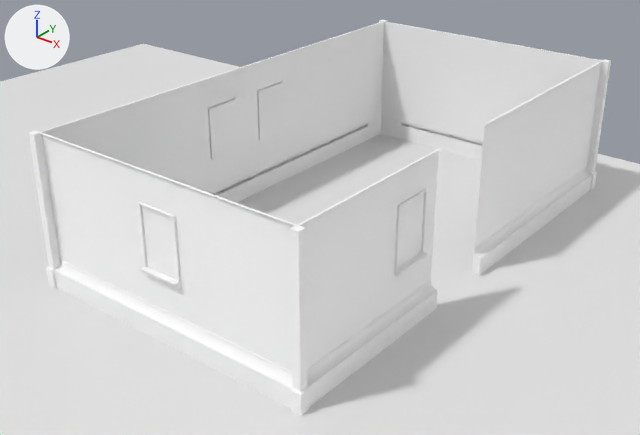
One commit to the Blender file ABaseGame/assets/Models/buildings/Stadt 1/MauerStücke/MauerStücke.blend: the scene before it, then after it.
Rendered twice from a 50 mm camera at (16.06, -10.72, 11.07) aimed at (2.94, 5.68, 0.9). The lights are fixed; the arrows at upper left show +X, +Y and +Z.

The first picture shows 'Plane', 'SketchUp', 'SketchUp.001', 'SketchUp.002', 'SketchUp.003', 'SketchUp.004', 'SketchUp.005', 'SketchUp.006', 'SketchUp.007', 'SketchUp.009', 'SketchUp.010', 'SketchUp.011'.
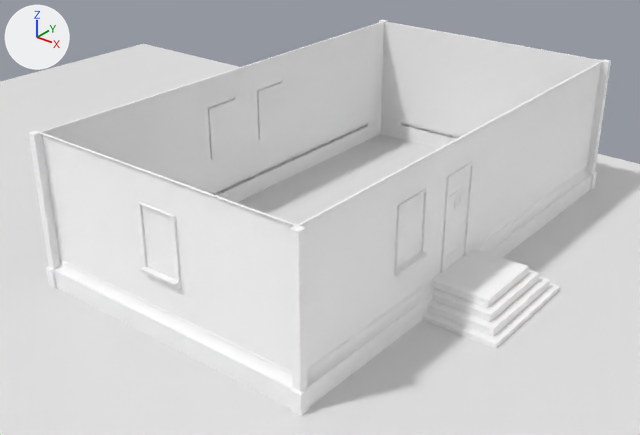
Changed parts and their boxes (x1, y1, x2, y2) in the pictures (640 x 435 px):
```json
{"object": "SketchUp.012", "change": "added", "after": [423, 124, 560, 348]}
{"object": "Door", "change": "added", "after": [444, 167, 471, 270]}
```

Edits to the scene script, one JSON object a line:
```json
{"op": "add", "block": "mat_material_002", "code": ["mat_material_002 = diffuse_material('material.002')", "mat_material_002.base_color = (1.0, 1.0, 1.0)  # white #ffffff"]}
{"op": "add", "block": "me_id2_006", "code": ["me_id2_006 = bpy.data.meshes.new('ID2.006')", "me_id2_006.from_pydata(...)  # 106 vertices, 226 faces; spans x 0.0..126.0, y -83.0..0.0, z -5.0..153.0", "me_id2_006.materials.append(mat_material_002)  # white #ffffff"]}
{"op": "add", "block": "me_id2_007", "code": ["me_id2_007 = bpy.data.meshes.new('ID2.007')", "me_id2_007.from_pydata(...)  # 136 vertices, 116 faces; spans x -23.8..15.6, y -1.7..0.7, z -53.3..41.2", "me_id2_007.materials.append(mat_material_002)  # white #ffffff"]}
{"op": "add", "block": "ob_sketchup_012", "code": ["ob_sketchup_012 = bpy.data.objects.new('SketchUp.012', me_id2_006)", "ob_sketchup_012.location = (6.8, 4.4, 0.12)", "ob_sketchup_012.rotation_euler = (0.0, 0.0, 1.571)  # degrees (0, 0, 90)", "ob_sketchup_012.scale = (0.0254, 0.0254, 0.0254)"]}
{"op": "add", "block": "ob_door", "code": ["ob_door = bpy.data.objects.new('Door', me_id2_007)", "ob_door.location = (6.82, 6.1, 2.07)", "ob_door.rotation_euler = (0.0, 0.0, 1.571)  # degrees (0, 0, 90)", "ob_door.scale = (0.0254, 0.0254, 0.0254)"]}
```
